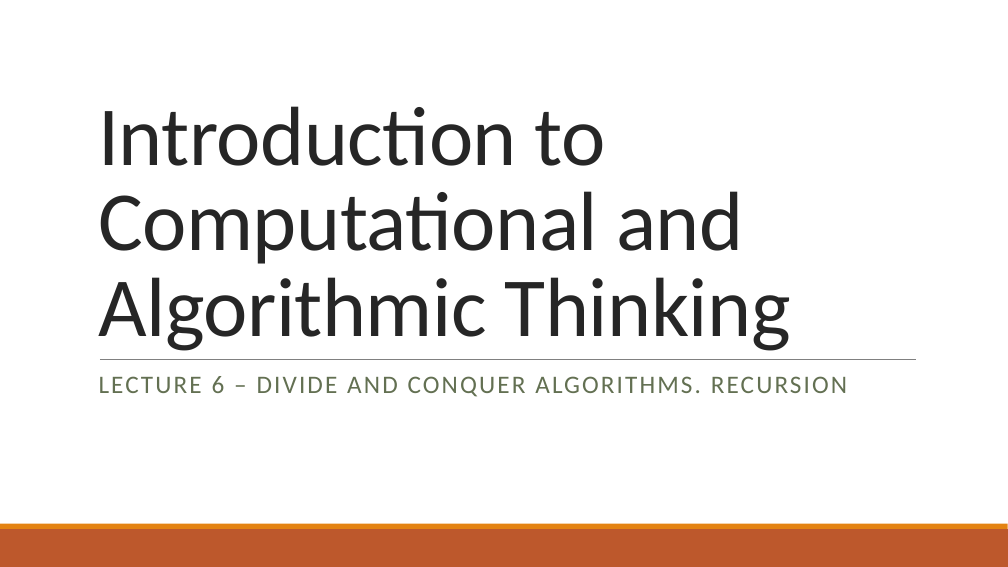
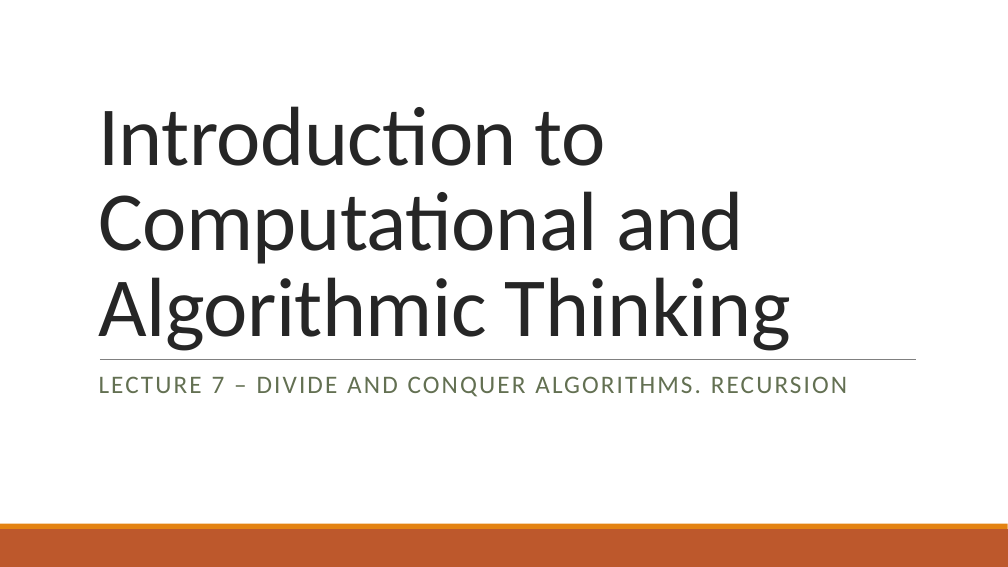
Before and after one commit to ppawar/ppawar.github.io, a slide deck: slide 1 of CSE101-S19/Slides/PPT/CSE101_Lec7.pptx. Drawn at 1008x567 pixels with LibreOffice and Linux fonts; fonts in the diff are those of the drawing. Boxes give left, top, right and bottom in pixels: in the first picture for what was removed or moved away, otherwise in the second. Text is boxed around its words. In the diff, an @@ line names an element or a change of style, - is before the commit and + after.

```diff
--- a/CSE101-S19/Slides/PPT/CSE101_Lec7.pptx
+++ b/CSE101-S19/Slides/PPT/CSE101_Lec7.pptx
@@ subtitle at (99, 376, 847, 397): text changed @@
-LECTURE 6 – DIVIDE AND CONQUER ALGORITHMS. RECURSION
+LECTURE 7 – DIVIDE AND CONQUER ALGORITHMS. RECURSION
```
Also in this commit, not shown: 5 other files.
